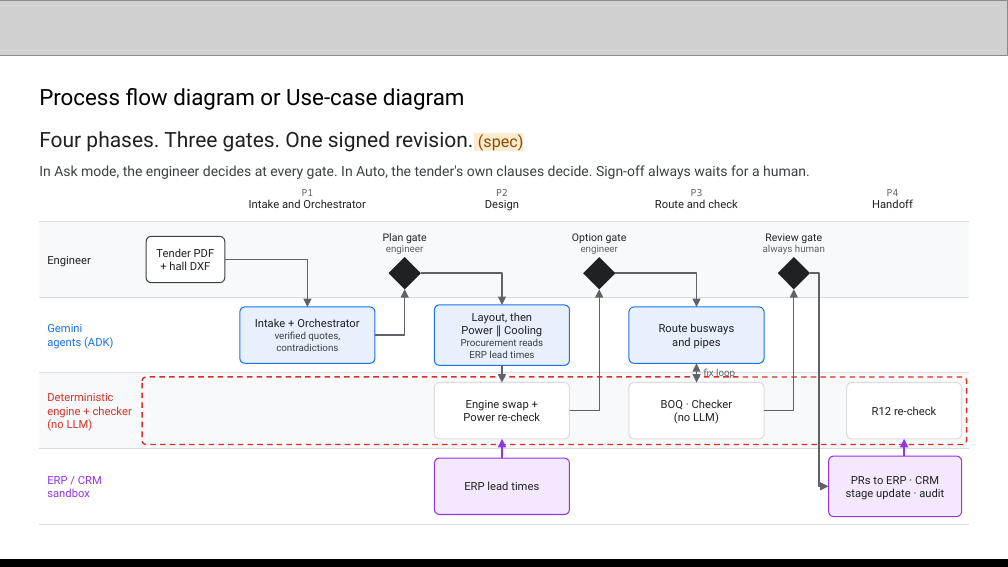
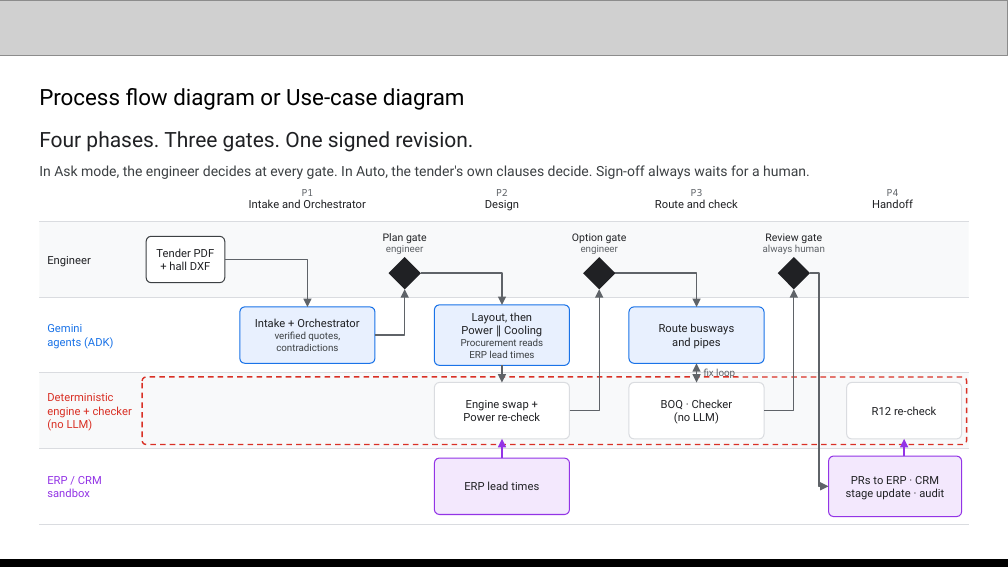
Before and after one commit to mehular0ra/kirchhoff, a slide deck: slide 5 of docs/submission/deck/Kirchhoff-AI-Builder-Cup.pptx. Drawn at 1008x567 pixels with LibreOffice and Linux fonts; fonts in the diff are those of the drawing; grey boxes stand for pictures. Boxes give left, top, right and bottom in pixels: in the first picture for what was removed or moved away, otherwise in the second. Text is boxed around its words. In the diff, an @@ line names an element or a change of style, - is before the commit and + after.

```diff
--- a/docs/submission/deck/Kirchhoff-AI-Builder-Cup.pptx
+++ b/docs/submission/deck/Kirchhoff-AI-Builder-Cup.pptx
@@ text at (39, 131, 473, 152): text changed @@
-Four phases. Three gates. One signed revision. (spec)
+Four phases. Three gates. One signed revision.
```
Also in this commit, not shown: 2 other slides changed, 2 other files.
